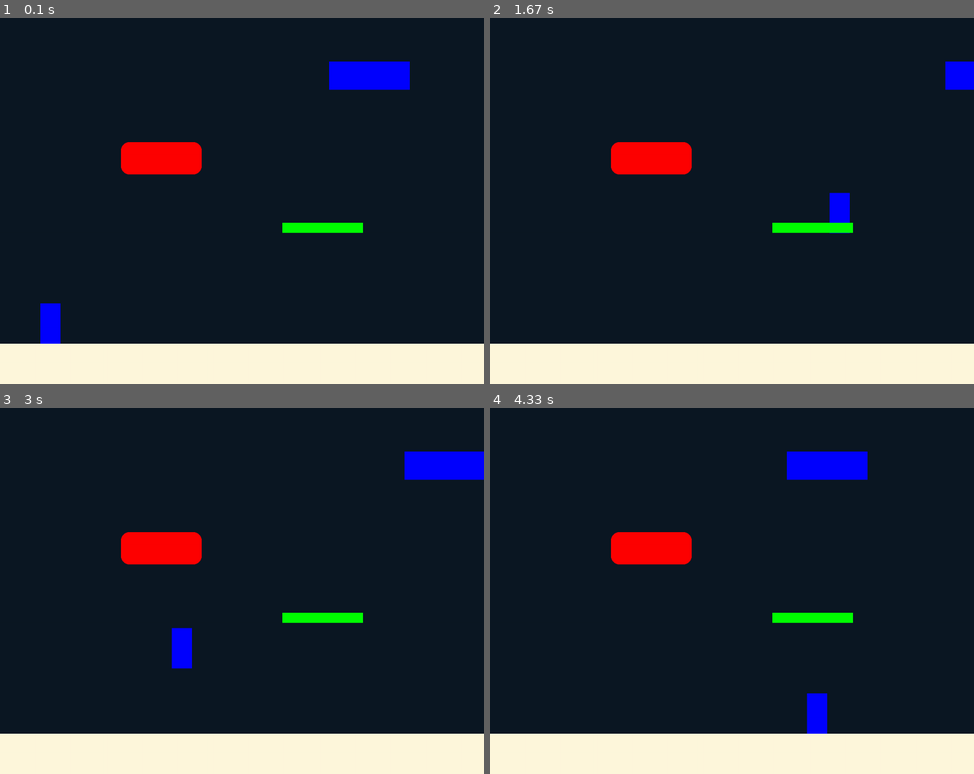
Above: before the commit, frames 1-4 (two rows, left to right).
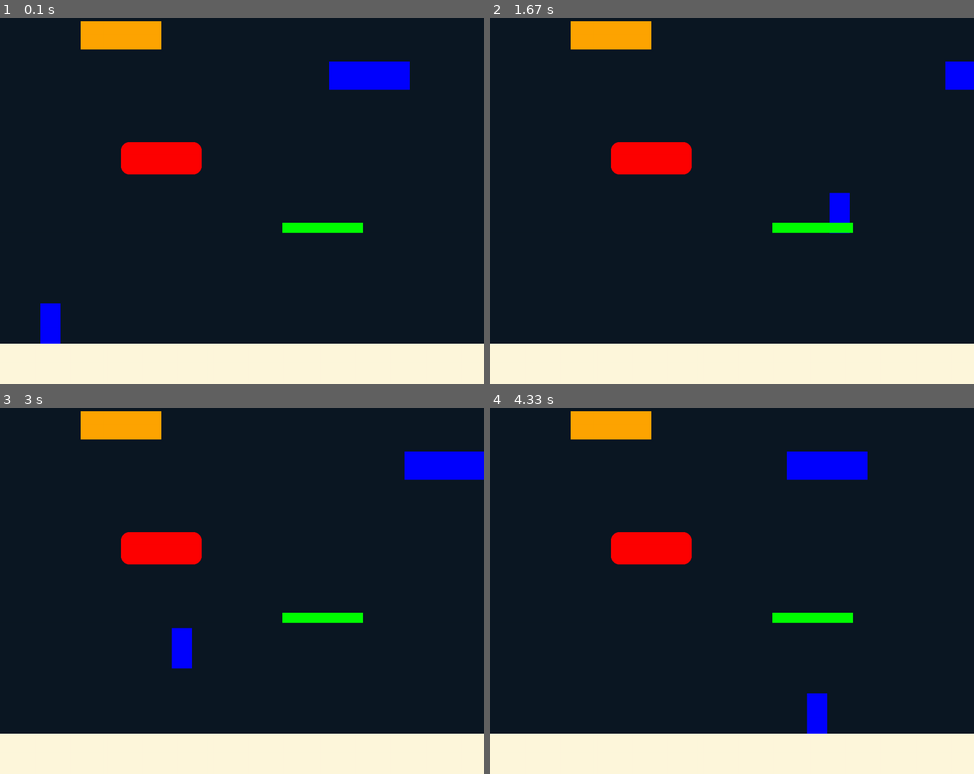
Above: after the commit, the same moments.

Repository: PANKRAV/Pygame-fun
Game: pygame game, started from scripts/main.py
The game is run twice, just before and just after one commit, with the same random seed, the same clock (stepped at 60 frames per second) and the same inputs.
Inputs:
- Up to frame 1 (0.1 s): no input
- Up to frame 2 (1.67 s): hold Right 0.33-0.8 s; hold Up 0.83-1.13 s; tap Space at 0.9, 1.23, 1.53 s; hold Right 1.17-1.63 s
- Up to frame 3 (3 s): hold Left 1.67-2.2 s; tap Space at 1.73, 2.03, 2.3, 2.6 s; hold Left 2.23-2.63 s; tap D at 2.67 s
- Up to frame 4 (4.33 s): hold Right 3.4-4.03 s; tap Space at 3.47, 3.77, 4.13 s; hold Left from 4.07 s (still down)

The runs differ from the first frame. In frame 1, 1.3% of the frame differs, in the area x 16-34%, y 0-9%; in frame 2, 1.3%; in frame 3, 1.3%; in frame 4, 1.3%.

Commit message:
y moving platforms work too but xy platforms are still a little weird

Diff:
--- a/scripts/main.py
+++ b/scripts/main.py
@@ -34,7 +34,8 @@
 player = sprites.Player(100, 1000 - v.ground_height - sprites.Player.height)
 platform1 = t.Platform(300, 400, 200, 80, v.RED, 0.6, True, 20)
 platform2 = t.Platform(700, 600, 200, 25, v.GREEN, 0.6)
-platform3 = t.Moving_Platform(800, 200, 200, 70, v.BLUE, 0.8, 200, 0, 400, 0, follow_player = True)
+platform3 = t.Moving_Platform(800, 200, 200, 70, v.BLUE, 0.8, 200, 0, 400, 0)
+platform4 = t.Moving_Platform(200, 100, 200, 70, v.ORANGE, 0.7, 100, 0, 200, 0, player_required = True   )
 #enemies
 
 
@@ -95,5 +96,7 @@
         platform2.draw(v.screen)
         platform3.update(player)
         platform3.draw(v.screen)
+        platform4.update(player)
+        platform4.draw(v.screen)
 
         pg.display.flip()
--- a/scripts/sprites.py
+++ b/scripts/sprites.py
@@ -138,6 +138,7 @@
                 plat : terrain.Moving_Platform = v.plat_data[self.isground - 1]
                 if plat.follow_player :
                     self.x += plat.u["ux"] * v.dt * v.game_speed
+                    self.y += plat.u["ux"] * v.dt * v.game_speed
 #X-AXIS
         if self.pressed["right"]:
             self.ux = self.speed
@@ -256,7 +257,7 @@
 
             if self.uy >= 0 :
 
-                y = self.y + self.height >= plat.y  and self.y + self.height <= plat.y + 5
+                y = self.y + self.height >= plat.y - 2  and self.y + self.height <= plat.y + 5
                 x = self.x + self.width >= plat.x and self.x <= plat.x + plat.width
 
                 if x and y :
